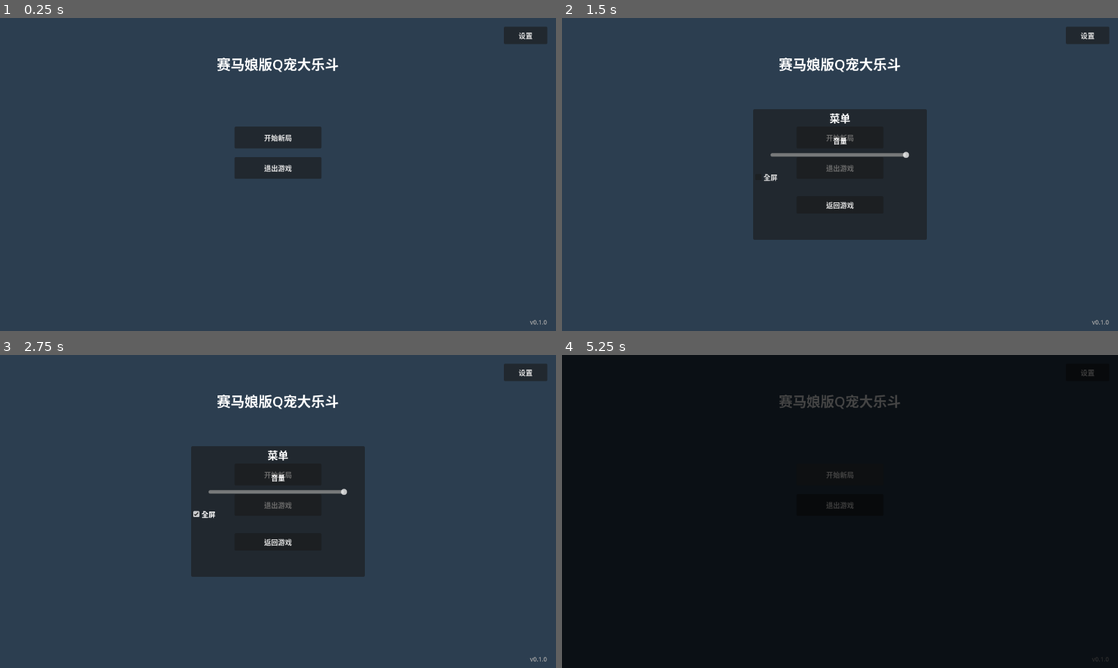
Above: before the commit, frames 1-4 (two rows, left to right).
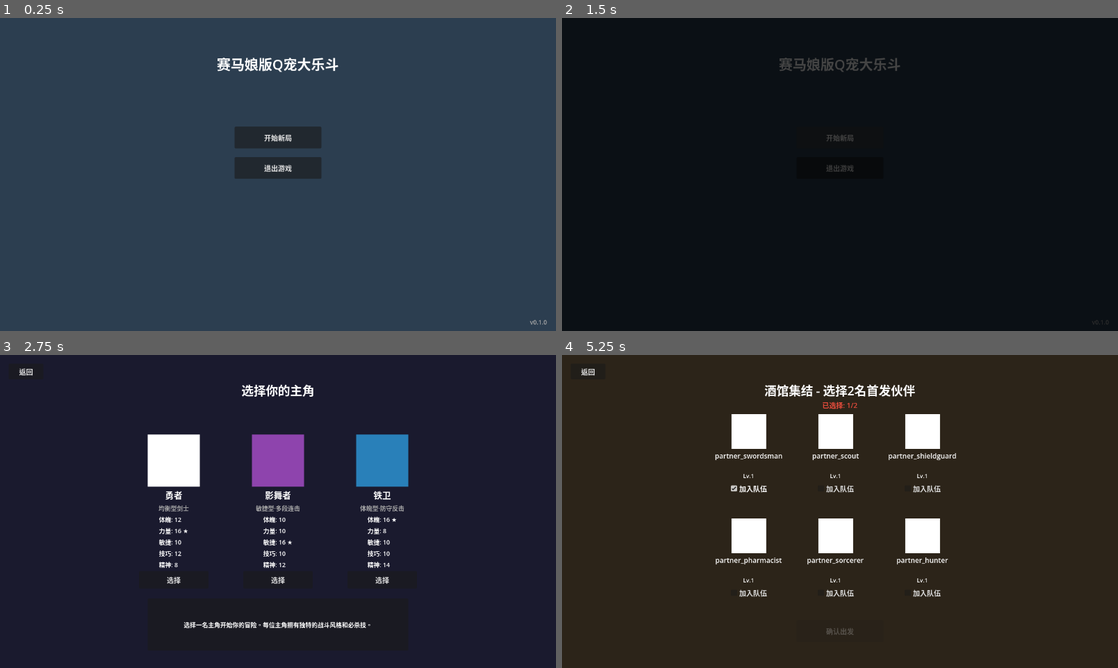
Above: after the commit, the same moments.

Repository: TianYu0321/Hero-Battle
Game: Godot game, scene res://scenes/main_menu/menu.tscn
Same seed, same stepped clock (60 frames per second), same inputs: the game is played once before the commit and once after it.
Inputs (mouse positions are in pixels of both pictures, inside the frame that each line leads up to):
- Up to frame 1 (0.25 s): no input
- Up to frame 2 (1.5 s): click (1090, 36) at 0.5 s, where only the run before the commit has a clickable "设置"; click (840, 136) at 1.25 s, where only the run after the commit has a clickable "开始新局"
- Up to frame 3 (2.75 s): click (278, 514) at 2 s, where only the run before the commit has a clickable "全屏"
- Up to frame 4 (5.25 s): click (734, 580) at 2.75 s, where only the run after the commit has a clickable "选择"; click (751, 489) at 3.5 s, where only the run after the commit has a clickable "加入队伍"; click (840, 542) at 4.25 s, where only the run before the commit has a clickable "返回游戏"; click (840, 473) at 5 s, where only the run before the commit has a clickable "开始新局"

The runs differ from the first frame. In frame 1, 0.4% of the frame differs, in the area x 90-99%, y 2-9%; in frame 2, 97%; in frame 3, 89%; in frame 4, 99%, in the area x 0-100%, y 0-100%.

Commit message:
0511bug修复

Diff:
--- a/autoload/save_manager.gd
+++ b/autoload/save_manager.gd
@@ -9,15 +9,8 @@
 
 const _REQUIRED_SAVE_FIELDS: Array[String] = [
 	"version",
-	"hero_id",
-	"current_round",
-	"current_node",
-	"party",
-	"inventory",
-	"gold",
-	"mocheng_coin",
-	"hero_stats",
-	"timestamp",
+	"hero_config_id",
+	"current_floor",
 ]
 
 var _current_version: int = 1
@@ -57,6 +50,7 @@
 	return true
 
 func has_active_run() -> bool:
+	print("[SaveManager] has_active_run 被调用")
 	var latest_path: String = ""
 	var latest_time: int = 0
 	var dir: DirAccess = DirAccess.open(ConfigManager.SAVE_DIR)
@@ -73,7 +67,24 @@
 				latest_path = path
 		file_name = dir.get_next()
 	dir.list_dir_end()
-	return not latest_path.is_empty()
+
+	if latest_path.is_empty():
+		print("[SaveManager] 检查结果: false (无存档文件)")
+		return false
+
+	var data = ModelsSerializer.load_json_file(latest_path)
+	if data == null or data.is_empty():
+		print("[SaveManager] 检查结果: false (存档为空)")
+		return false
+
+	var has_hero = data.has("hero_config_id") or data.has("hero_id")
+	var has_floor = data.has("current_floor") and data.get("current_floor", 0) > 0
+	var has_turn = data.has("current_turn") and data.get("current_turn", 0) > 0
+
+	print("[SaveManager] 存档检查: has_hero=", has_hero, ", has_floor=", has_floor or has_turn, ", floor=", data.get("current_floor", data.get("current_turn", 0)))
+	var result = has_hero and (has_floor or has_turn)
+	print("[SaveManager] 检查结果: ", result)
+	return result
 
 func load_latest_run() -> Dictionary:
 	var latest_path: String = ""
--- a/scenes/main_menu/menu.gd
+++ b/scenes/main_menu/menu.gd
@@ -15,6 +15,7 @@
 @onready var _pause_menu: PauseMenu = $PauseMenu
 
 func _ready() -> void:
+	print("[MainMenu] _ready 开始, continue_button=", _btn_continue != null)
 	_btn_new_game.pressed.connect(_on_new_game_pressed)
 	_btn_continue.pressed.connect(_on_continue_pressed)
 	_btn_quit.pressed.connect(_on_quit_pressed)
@@ -31,6 +32,7 @@
 
 	var has_save: bool = SaveManager.has_active_run()
 	_btn_continue.visible = has_save
+	print("[MainMenu] 继续游戏按钮显隐: ", has_save)
 
 	EventBus.save_loaded.connect(_on_save_loaded)
 	EventBus.load_failed.connect(_on_load_failed)
@@ -39,12 +41,18 @@
 	EventBus.new_game_requested.emit("")
 
 func _on_continue_pressed() -> void:
+	print("[MainMenu] 继续游戏点击, has_active_run=", SaveManager.has_active_run())
+	if not SaveManager.has_active_run():
+		push_error("[MainMenu] 点击继续游戏但存档无效")
+		_btn_continue.visible = false
+		return
 	EventBus.continue_game_requested.emit()
 
 func _on_quit_pressed() -> void:
 	get_tree().quit()
 
 func _on_menu_button_pressed() -> void:
+	print("[MainMenu] 菜单按钮点击")
 	if _pause_menu.visible:
 		_pause_menu.hide_menu()
 	else:
@@ -55,6 +63,12 @@
 
 func _on_load_failed(error_code: int, error_message: String, save_slot: int) -> void:
 	_btn_continue.visible = false
+
+func _enter_tree() -> void:
+	if _btn_continue:
+		var has_save = SaveManager.has_active_run()
+		_btn_continue.visible = has_save
+		print("[MainMenu] _enter_tree 重新检查存档: ", has_save)
 
 ## v2.0: 排行榜系统（净胜场制）
 func show_leaderboard() -> void:
--- a/scenes/main_menu/menu.tscn
+++ b/scenes/main_menu/menu.tscn
@@ -76,7 +76,8 @@
 text = "退出游戏"
 
 [node name="MenuButton" type="Button" parent="."]
-layout_mode = 0
+layout_mode = 1
+anchors_preset = 1
 offset_left = 1160.0
 offset_top = 20.0
 offset_right = 1260.0
--- a/scenes/menu/pause_menu.gd
+++ b/scenes/menu/pause_menu.gd
@@ -55,4 +55,3 @@
 func _on_main_menu() -> void:
 	hide_menu()
 	main_menu_requested.emit()
-	get_tree().change_scene_to_file("res://scenes/main_menu/menu.tscn")
--- a/scenes/run_main/run_main.gd
+++ b/scenes/run_main/run_main.gd
@@ -70,6 +70,7 @@
 
 
 func _ready() -> void:
+	print("[RunMain] _ready 开始")
 	# --- 按钮点击绑定 ---
 	for i in range(option_buttons.size()):
 		option_buttons[i].pressed.connect(_on_node_button_pressed.bind(i))
@@ -325,6 +326,7 @@
 	print("[RunMain HUD] 楼层 %d/%d，类型: %s" % [current_floor, max_floor, floor_type])
 
 func _on_menu_button_pressed() -> void:
+	print("[RunMain] 菜单按钮被点击")
 	if pause_menu.visible:
 		pause_menu.hide_menu()
 	else:
@@ -334,7 +336,13 @@
 	pass
 
 func _on_return_main_menu() -> void:
-	pass
+	print("[RunMain] 返回主菜单")
+	if _run_controller != null:
+		var summary = _run_controller.get_current_run_summary()
+		if not summary.is_empty():
+			SaveManager.save_run_state(summary, false)
+			print("[RunMain] 返回主菜单前已保存进度")
+	get_tree().change_scene_to_file("res://scenes/main_menu/menu.tscn")
 
 
 func _on_enemy_encountered(enemy_data: Dictionary) -> void:
--- a/scenes/run_main/run_main.tscn
+++ b/scenes/run_main/run_main.tscn
@@ -13,7 +13,8 @@
 script = ExtResource("1_abc12")
 
 [node name="MenuButton" type="Button" parent="."]
-layout_mode = 0
+layout_mode = 1
+anchors_preset = 1
 offset_left = 1160.0
 offset_top = 20.0
 offset_right = 1260.0
--- a/scripts/systems/run_controller.gd
+++ b/scripts/systems/run_controller.gd
@@ -116,6 +116,7 @@
 
 
 func continue_from_save(save_data: Dictionary) -> bool:
+	print("[RunController] 恢复存档, floor=", save_data.get("current_floor", save_data.get("current_turn", 0)))
 	## 从存档恢复完整状态
 	if save_data.is_empty():
 		push_error("[RunController] Cannot continue from empty save data")
@@ -149,6 +150,7 @@
 	_change_state(RunState.RUNNING_NODE_SELECT)
 
 	EventBus.emit_signal("run_continued", save_data)
+	print("[RunController] 存档恢复完成，当前层=", _run.current_floor if _run != null else "?")
 	return true
 
 
Not shown, added: Docs/0511改动/task-card-menu-continue-v2.md
